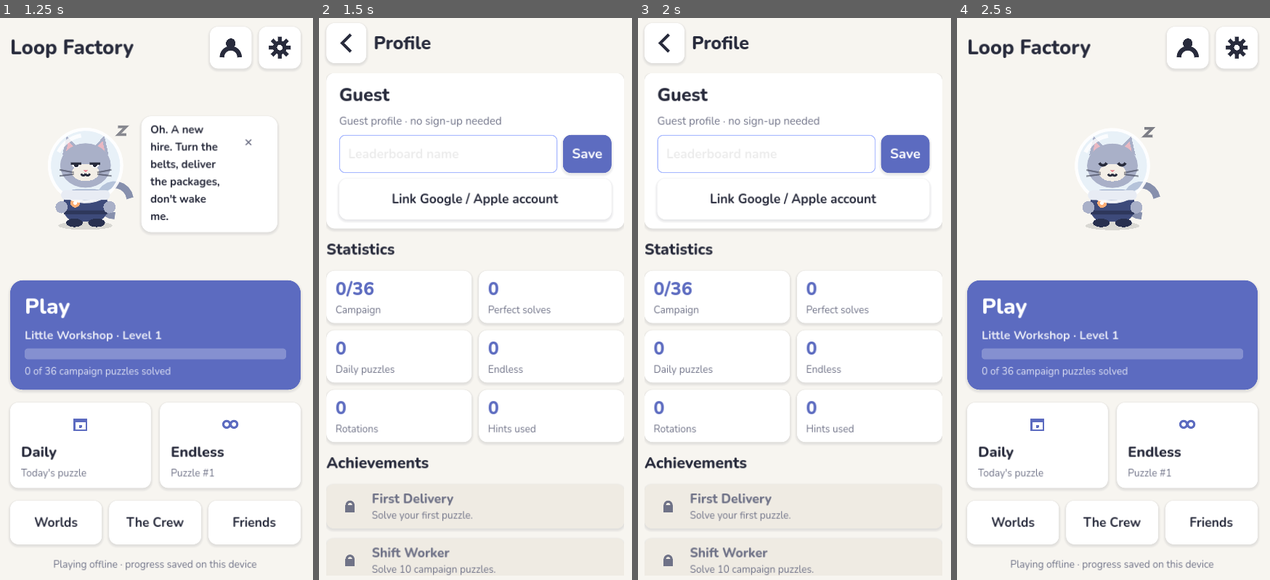
Above: before the commit, frames 1-4 (left to right).
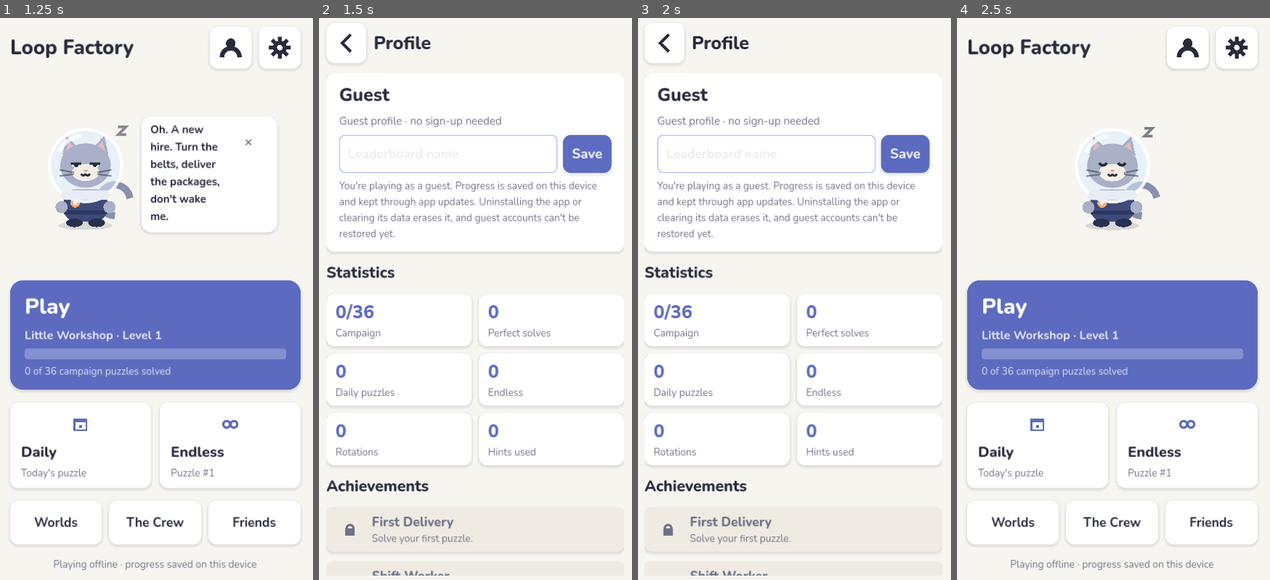
Above: after the commit, the same moments.

Repository: zucc12309/loopfactory-
Game: Godot game, scene res://scenes/main.tscn
Two runs of this game, one before a commit and one after it. Both use one fixed random seed, a clock stepped at 60 frames per second and the inputs below.
Inputs (mouse positions are in pixels of both pictures, inside the frame that each line leads up to):
- Up to frame 1 (1.25 s): tap Enter at 0.5 s; move the mouse to (228, 270) at 0.52 s; click (228, 270) at 0.67 s
- Up to frame 2 (1.5 s): click (550, 46) at 1.27 s
- Up to frame 3 (2 s): no input
- Up to frame 4 (2.5 s): click (982, 40) at 2.02 s

Frame 1 is identical in both runs. In frame 2, 9.1% of the frame differs, in the area x 2-98%, y 29-100%; in frame 3, 9.3%; in frame 4, nothing differs.

Commit message:
Profile: remove the account-link button that led nowhere; state guest limits plainly (R5)
Co-Authored-By: Claude Opus 5.5 <noreply@anthropic.com>
Claude-Session: https://claude.ai/code/session_0117Wveqwbmmo4oYFd7oMV7w

Diff:
--- a/apps/game/scripts/ui/screens/profile.gd
+++ b/apps/game/scripts/ui/screens/profile.gd
@@ -40,9 +40,12 @@
 		main.toast("Name saved." if ok else "Couldn't save the name — are you online?", LFStyle.PRIMARY if ok else LFStyle.ERROR))
 	name_row.add_child(save)
 	iv.add_child(name_row)
-	var link := LFStyle.button("Link Google / Apple account", "SecondaryButton", 90)
-	link.pressed.connect(_link)
-	iv.add_child(link)
+	# No sign-in plugin ships in this beta, so there is no "Link account" button that would lead
+	# nowhere (audit R5). The status says plainly what survives an uninstall.
+	var acct := LFStyle.label(load("res://scripts/ui/screens/settings.gd").account_status(st.data), 22, LFStyle.TEXT_MUTED, 400)
+	acct.name = "AccountStatus"
+	acct.autowrap_mode = TextServer.AUTOWRAP_WORD_SMART
+	iv.add_child(acct)
 	v.add_child(id_card)
 
 	# Stats
@@ -107,12 +110,3 @@
 		row.add_child(n)
 		row.add_child(LFStyle.label("%d solved" % int(e["score"]), 24, LFStyle.TEXT_MUTED, 700))
 		lb.add_child(row)
-
-
-func _link() -> void:
-	# Native sign-in requires the Google Sign-In / Sign in with Apple plugins, which need store
-	# credentials. When a plugin singleton is present we obtain an ID token and call /auth/link.
-	if Engine.has_singleton("GodotGoogleSignIn") or Engine.has_singleton("SignInWithApple"):
-		main.toast("Opening sign-in…")
-		return
-	main.toast("Account linking needs the sign-in plugin (pending store setup). Your progress is safe on this device.", LFStyle.TEXT, 3.5)
--- a/apps/game/tests_ui/beta_ui_tests.gd
+++ b/apps/game/tests_ui/beta_ui_tests.gd
@@ -553,5 +553,12 @@
 			all_focusable = false
 	check(all_focusable, "screens opened later are focusable too")
 	load("res://scripts/ui/style.gd").set_keyboard_nav(false)
+	# R5: no account-link button that leads nowhere; honest guest copy instead.
+	main.goto("profile")
+	await _wait(0.5)
+	var link_buttons: Array = main.current.find_children("*", "Button", true, false).filter(func(b): return (b as Button).text.to_lower().contains("link"))
+	check(link_buttons.is_empty(), "no account-link button without a working sign-in flow")
+	var st_label: Label = main.current.find_child("AccountStatus", true, false)
+	check(st_label != null and st_label.text.contains("Uninstalling") and not st_label.text.contains("safe"), "profile states guest limits plainly")
 	made[0].queue_free()
 	await _frames(2)
